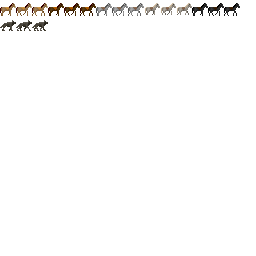
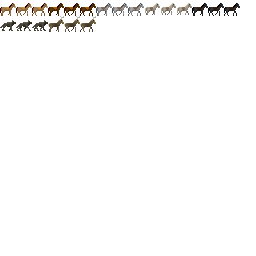
Revision of a layered 256x256 image; what changed, layer by layer:
painted on "Background" over box(48, 16, 96, 32)
